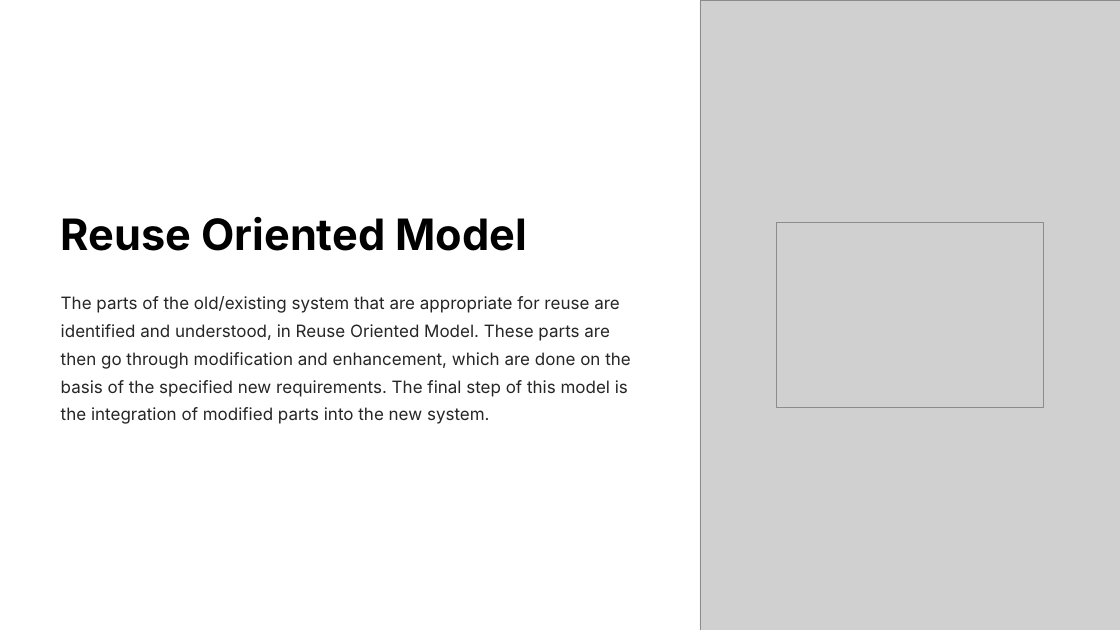
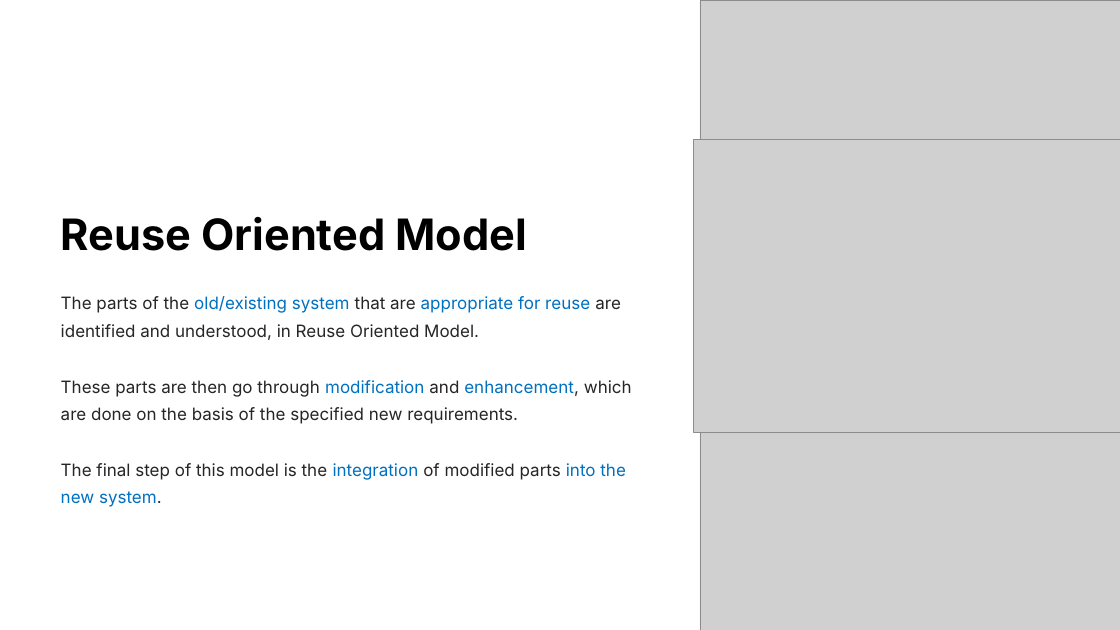
Before and after one commit to GoonerMAK/SWE_4801_Software_Maintenance, a slide deck: slide 26 of Chapter 2 & 5-Maint.framework&process.pptx. Drawn at 1120x630 pixels with LibreOffice and Linux fonts; fonts in the diff are those of the drawing; grey boxes stand for pictures; background and template pictures are left out. Boxes give left, top, right and bottom in pixels: in the first picture for what was removed or moved away, otherwise in the second. Text is boxed around its words. In the diff, an @@ line names an element or a change of style, - is before the commit and + after.

```diff
--- a/Chapter 2 & 5-Maint.framework&process.pptx
+++ b/Chapter 2 & 5-Maint.framework&process.pptx
@@ picture: place and size @@
-picture at <box>776,223,1044,407</box>
+picture at <box>694,139,1120,433</box>
@@ text at <box>61,296,632,507</box>: text changed @@
-The parts of the old/existing system that are appropriate for reuse are identified and understood, in Reuse Oriented Model. These parts are then go through modification and enhancement, which are done on the basis of the specified new requirements. The final step of this model is the integration of modified parts into the new system.
+The parts of the old/existing system that are appropriate for reuse are identified and understood, in Reuse Oriented Model.
+These parts are then go through modification and enhancement, which are done on the basis of the specified new requirements.
+The final step of this model is the integration of modified parts into the new system.
```
Also in this commit, not shown: 17 other slides changed, 9 other files.
